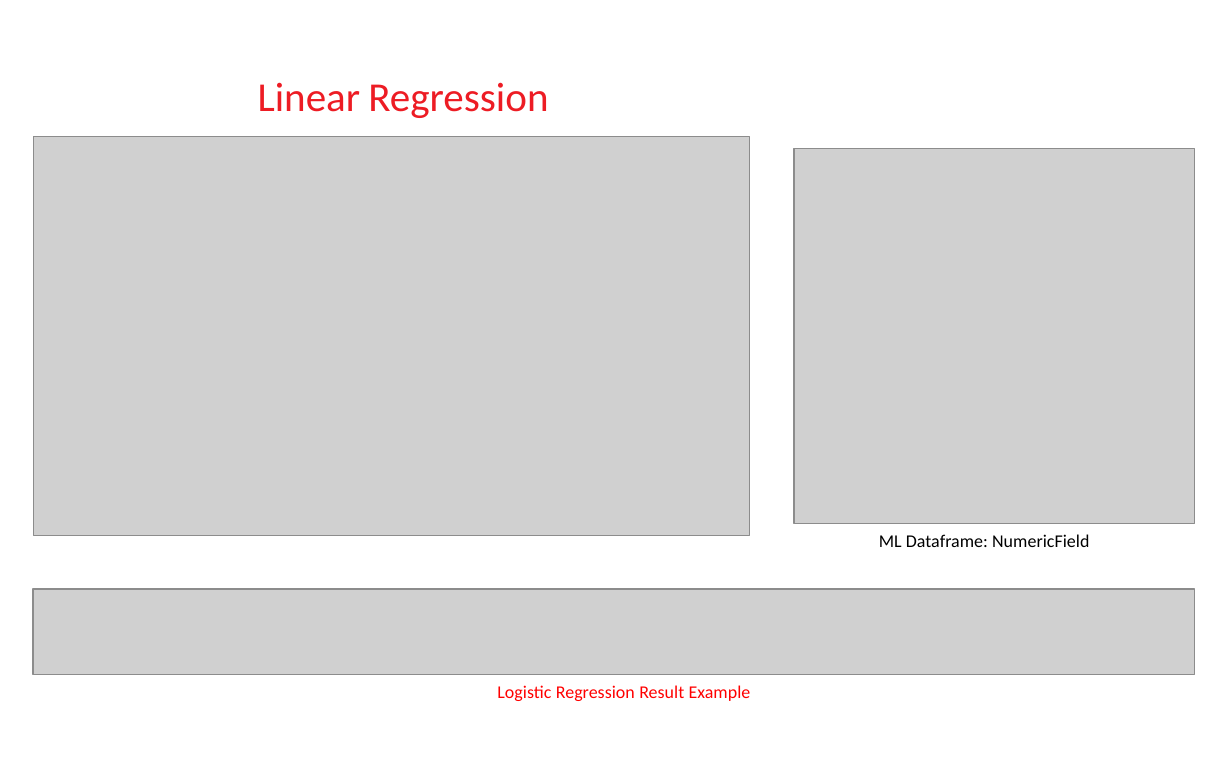
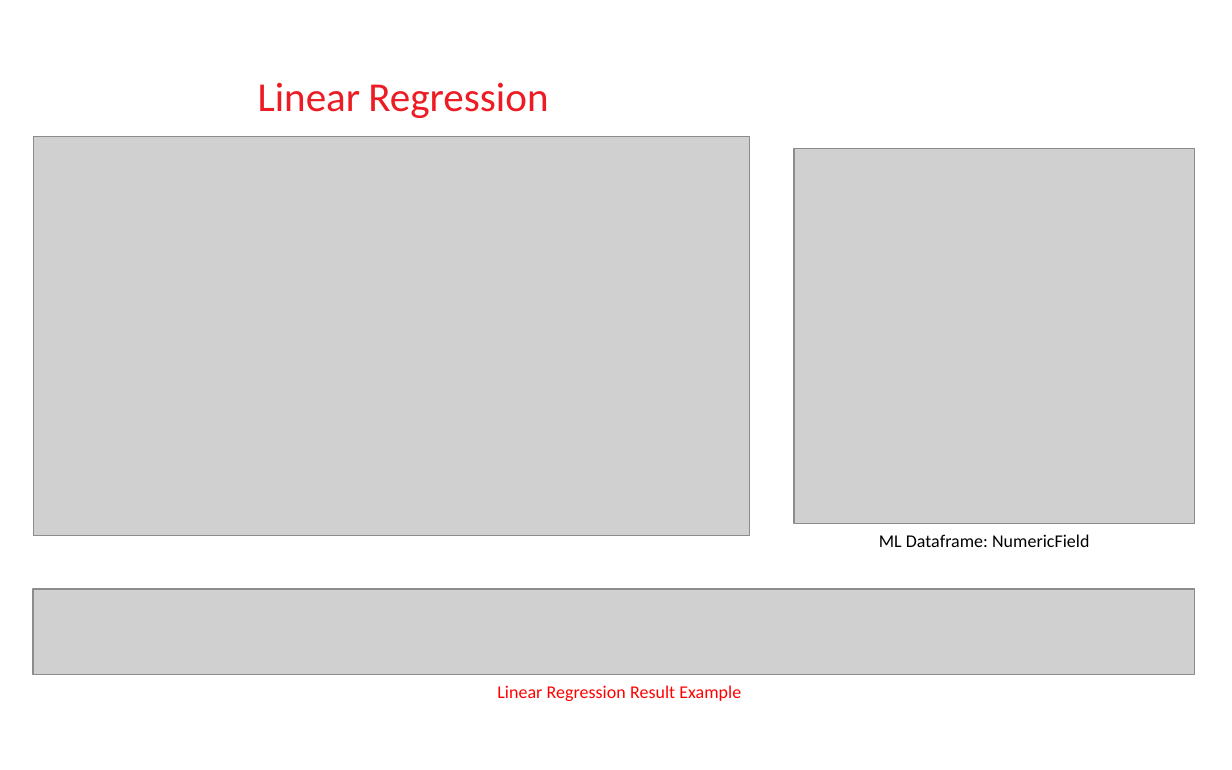
Before and after one commit to hpcc-systems/HPCC-ECL-Training, a slide deck: slide 8 of NYTaxiTrip/ppt/NYTaxi_slides.pptx. Drawn at 1232x770 pixels with LibreOffice and Linux fonts; fonts in the diff are those of the drawing; grey boxes stand for pictures; background and template pictures are left out. Boxes give left, top, right and bottom in pixels: in the first picture for what was removed or moved away, otherwise in the second. Text is boxed around its words. In the diff, an @@ line names an element or a change of style, - is before the commit and + after.

```diff
--- a/NYTaxiTrip/ppt/NYTaxi_slides.pptx
+++ b/NYTaxiTrip/ppt/NYTaxi_slides.pptx
@@ text at box(497, 685, 741, 701): text changed @@
-Logistic Regression Result Example
+Linear Regression Result Example
```
Also in this commit, not shown: 3 other slides changed, 11 other files.
